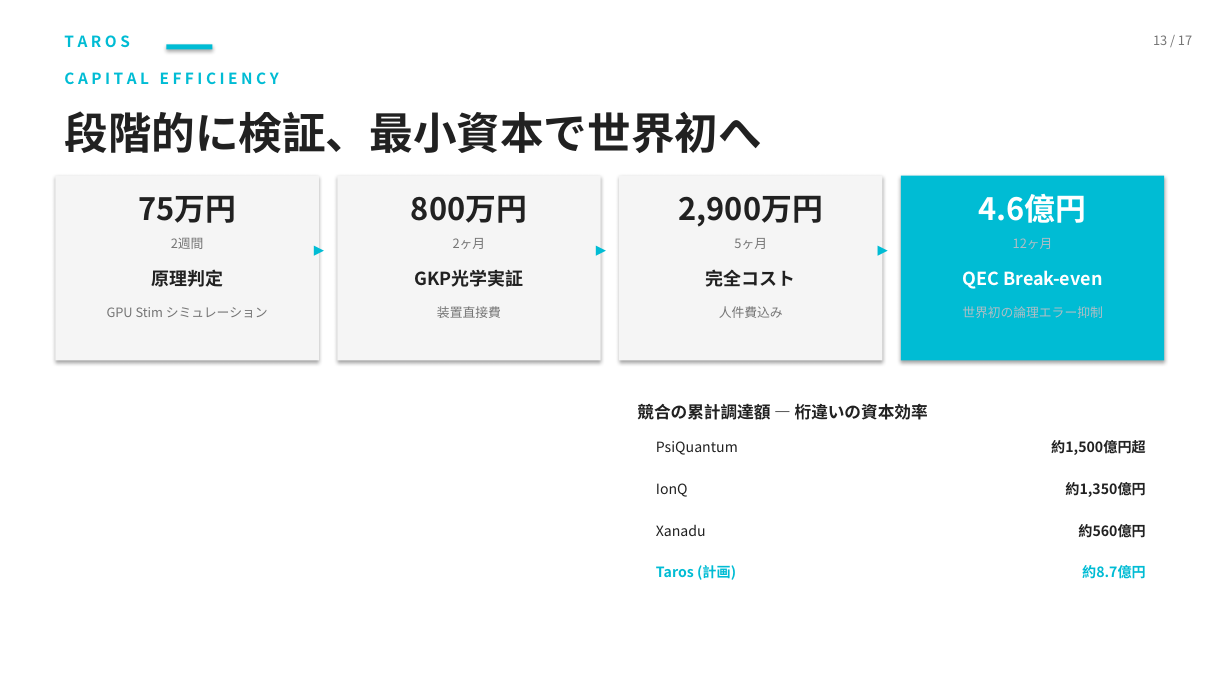
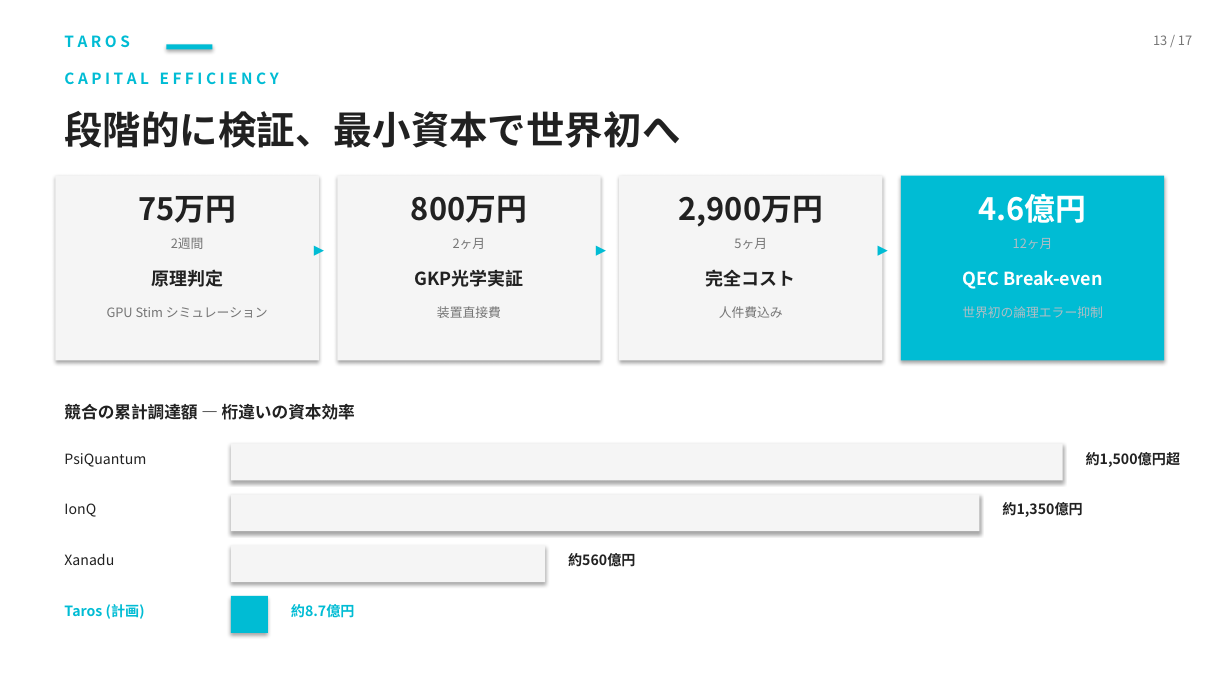
Before and after one commit to TomohiroTani28/Taros, a slide deck: slide 13 of assets/TAROS_Investor_Pitch_Revised.pptx. Drawn at 1232x693 pixels with LibreOffice and Linux fonts; fonts in the diff are those of the drawing. Boxes give left, top, right and bottom in pixels: in the first picture for what was removed or moved away, otherwise in the second. Text is boxed around its words. In the diff, an @@ line names an element or a change of style, - is before the commit and + after.

```diff
--- a/assets/TAROS_Investor_Pitch_Revised.pptx
+++ b/assets/TAROS_Investor_Pitch_Revised.pptx
@@ text "段階的に検証、最小資本で世界初へ" at box(64, 111, 680, 148): size 34 to 30 pt @@
@@ text "競合の累計調達額 — 桁違いの資本効率": place and size @@
-text "競合の累計調達額 — 桁違いの資本効率" at box(637, 403, 928, 420)
+text "競合の累計調達額 — 桁違いの資本効率" at box(64, 403, 355, 420)
@@ text "PsiQuantum": place and size @@
-text "PsiQuantum" at box(656, 441, 738, 455)
+text "PsiQuantum" at box(64, 453, 146, 467)
@@ rectangle added at box(231, 444, 1063, 481), fill #F5F5F5 @@
@@ text "約1,500億円超": place and size @@
-text "約1,500億円超" at box(1051, 440, 1146, 455)
+text "約1,500億円超" at box(1086, 452, 1181, 467)
@@ text "IonQ": place and size @@
-text "IonQ" at box(656, 483, 688, 497)
+text "IonQ" at box(64, 503, 96, 517)
@@ rectangle added at box(231, 494, 980, 531), fill #F5F5F5 @@
@@ text "約1,350億円": place and size @@
-text "約1,350億円" at box(1065, 482, 1145, 497)
+text "約1,350億円" at box(1002, 502, 1082, 517)
@@ text "Xanadu": place and size @@
-text "Xanadu" at box(656, 525, 706, 536)
+text "Xanadu" at box(64, 553, 114, 565)
@@ rectangle added at box(231, 545, 545, 582), fill #F5F5F5 @@
@@ text "約560億円": place and size @@
-text "約560億円" at box(1078, 524, 1145, 537)
+text "約560億円" at box(568, 553, 635, 567)
@@ text "Taros (計画)": place and size @@
-text "Taros (計画)" at box(656, 565, 736, 580)
+text "Taros (計画)" at box(64, 604, 145, 619)
@@ rectangle added at box(231, 596, 268, 633), fill #00BCD4 @@
@@ alignment right to left in 4 elements at box(1002, 502, 1082, 517), box(1086, 452, 1181, 467), box(568, 553, 635, 567), box(291, 604, 355, 618) @@
@@ text "約8.7億円": place and size @@
-text "約8.7億円" at box(1082, 565, 1146, 579)
+text "約8.7億円" at box(291, 604, 355, 618)
```
Also in this commit, not shown: 16 other slides changed, 2 other files.
